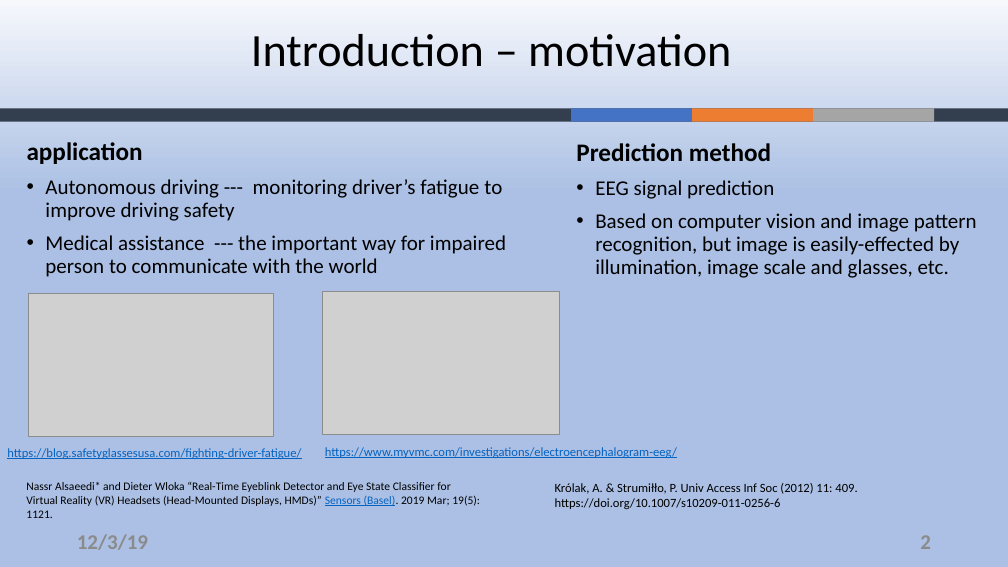
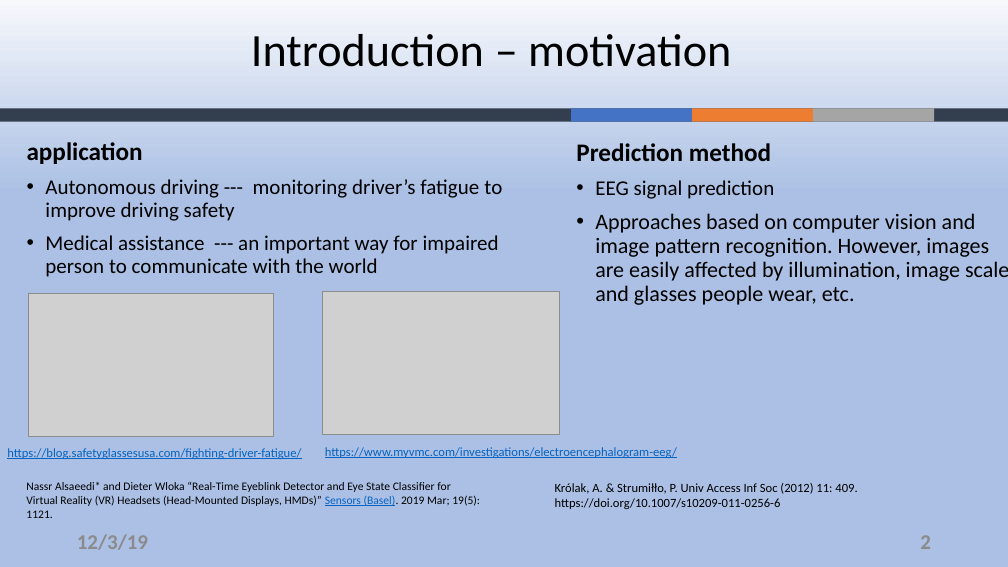
Before and after one commit to ZouYao0720/final-project-, a slide deck: slide 2 of final-presentation.pptx. Drawn at 1008x567 pixels with LibreOffice and Linux fonts; fonts in the diff are those of the drawing; grey boxes stand for pictures; background and template pictures are left out. Boxes give left, top, right and bottom in pixels: in the first picture for what was removed or moved away, otherwise in the second. Text is boxed around its words. In the diff, an @@ line names an element or a change of style, - is before the commit and + after.

```diff
--- a/final-presentation.pptx
+++ b/final-presentation.pptx
@@ text at [45,235,499,277]: text changed @@
-• Medical assistance --- the important way for impaired person to communicate with the world
+• Medical assistance --- an important way for impaired person to communicate with the world
@@ text at [595,213,1008,305]: text changed; size 20 to 21 pt @@
-• Based on computer vision and image pattern recognition, but image is easily-effected by illumination, image scale and glasses, etc.
+• Approaches based on computer vision and image pattern recognition. However, images are easily affected by illumination, image scale and glasses people wear, etc.
```
Also in this commit, not shown: 8 other slides changed.
